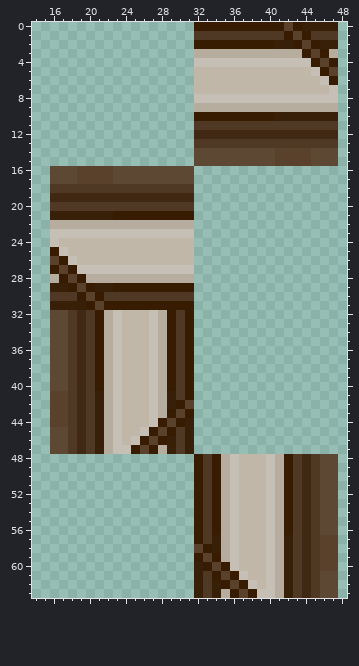
Two versions of one pixel-art sprite, Resources/Textures/Civ14/Structures/Walls/medieval.rsi/medieval1.png. Above is the file before it was changed.
The file is 64x64 pixels. Colours within 5 levels of each other are drawn and written as one. Shown: x 14..48, y 0..63.
The result:
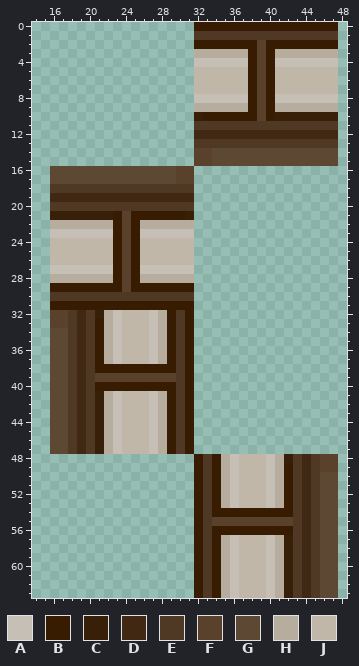
Palette (. is transparent): A #c5bfb5  B #381c01  C #381f08  D #412813  E #4f3925  F #59412b  G #5d4834  H #b7ad9f  J #c1b7a9
Diff:
@@ x 30..48 @@
- 0 ..BBBBBBBBBBFBCCCC.
- 1 ..EEEEEEEEEEBFBEEE.
- 2 ..BBBBBBBBBCCBFBCC.
- 3 ..HHHHHHHHHHHHBFBH.
- 4 ..AAAAAAAAAAAAABFB.
- 5 ..JJJJJJJJJJJJJABF.
- 6 ..JJJJJJJJJJJJJJAB.
- 7 ..JJJJJJJJJJJJJJJA.
- 8 ..AAAAAAAAAAAAAAAA.
- 9 ..HHHHHHHHHHHHHHHH.
-10 ..BBBBBBBBBCCCCCCC.
+ 0 ..BBBBBBBBBBBBBBBB.
+ 1 ..EEEEEEEEEEEEEEEE.
+ 2 ..BBBBBBBFBBBBBBBB.
+ 3 ..HHHHHHBFBHHHHHHH.
+ 4 ..AAAAAABFBAAAAAAA.
+ 5 ..JJJJJJBFBJJJJJJJ.
+ 6 ..JJJJJJBFBJJJJJJJ.
+ 7 ..JJJJJJBFBJJJJJJJ.
+ 8 ..AAAAAABFBAAAAAAA.
+ 9 ..HHHHHHBFBHHHHHHH.
+10 ..CBBBBBBFBCCCCCCC.
 11 ..EEEEEEEEEEEEEEEE.
@@ x 14..48 @@
 13 ..................EEEEEEEEEEEEEEEE.
-14 ..................GGGGGGGGGFFFFGGG.
-15 ..................GGGGGGGGGFFFFGGG.
-16 ..GGGFFFFGGGGGGGGG.................
-17 ..GGGFFFFGGGGGGGGG.................
+14 ..................FFGGGGGGGGGGGGGG.
+15 ..................FFGGGGGGGGGGGGGG.
+16 ..GGGGGGGGGGGGGGFF.................
+17 ..GGGGGGGGGGGGGGFF.................
 18 ..EEEEEEEEEEEEEEEE.................
@@ x 14..33 @@
 20 ..EEEEEEEEEEEEEEEE..
-21 ..CCCCCCCBBBBBBBBB..
-22 ..HHHHHHHHHHHHHHHH..
-23 ..AAAAAAAAAAAAAAAA..
-24 ..AJJJJJJJJJJJJJJJ..
-25 ..BAJJJJJJJJJJJJJJ..
-26 ..FBAJJJJJJJJJJJJJ..
-27 ..BFBAAAAAAAAAAAAA..
-28 ..HBFBHHHHHHHHHHHH..
-29 ..CCBFBCCBBBBBBBBB..
-30 ..EEEBFBEEEEEEEEEE..
-31 ..CCCCBFBBBBBBBBBB..
-32 ..GGEDEBHAJJJAHBEB..
-33 ..GGEDEBHAJJJAHBEB..
+21 ..CCCCCCCBFBBBBBBC..
+22 ..HHHHHHHBFBHHHHHH..
+23 ..AAAAAAABFBAAAAAA..
+24 ..JJJJJJJBFBJJJJJJ..
+25 ..JJJJJJJBFBJJJJJJ..
+26 ..JJJJJJJBFBJJJJJJ..
+27 ..AAAAAAABFBAAAAAA..
+28 ..HHHHHHHBFBHHHHHH..
+29 ..BBBBBBBBFBBBBBBB..
+30 ..EEEEEEEEEEEEEEEE..
+31 ..BBBBBBBBBBBBBBBB..
+32 ..FFEDECHAJJJAHBEB..
+33 ..FFEDEBHAJJJAHBEB..
 34 ..GGEDEBHAJJJAHBEB..
@@ x 14..48 @@
 37 ..GGEDEBHAJJJAHBEB.................
-38 ..GGEDEBHAJJJAHBEB.................
-39 ..GGEDEBHAJJJAHBEB.................
-40 ..GGEDEBHAJJJAHBEB.................
-41 ..FFEDECHAJJJAHCEB.................
-42 ..FFEDECHAJJJAHCBF.................
-43 ..FFEDECHAJJJAHBFB.................
-44 ..FFEDECHAJJJABFBC.................
-45 ..GGEDECHAJJABFBEC.................
-46 ..GGEDECHAJABFBCEC.................
-47 ..GGEDECHAABFBHCEC.................
-48 ..................BEBHAJJJAHBEDEGG.
-49 ..................BEBHAJJJAHBEDEGG.
+38 ..GGEDEBBBBBBBBBEB.................
+39 ..GGEDEFFFFFFFFFEB.................
+40 ..GGEDEBBBBBBBBBEB.................
+41 ..GGEDECHAJJJAHBEB.................
+42 ..GGEDECHAJJJAHBEB.................
+43 ..GGEDECHAJJJAHBEB.................
+44 ..GGEDECHAJJJAHBEB.................
+45 ..GGEDECHAJJJAHBEB.................
+46 ..GGEDECHAJJJAHBEB.................
+47 ..GGEDECHAJJJAHBEB.................
+48 ..................BEBHAJJJAHCEDEFF.
+49 ..................BEBHAJJJAHBEDEFF.
 50 ..................BEBHAJJJAHBEDEGG.
@@ x 30..48 @@
 53 ..BEBHAJJJAHBEDEGG.
-54 ..BEBHAJJJAHBEDEGG.
-55 ..BEBHAJJJAHBEDEGG.
-56 ..BEBHAJJJAHBEDEGG.
-57 ..BECHAJJJAHCEDEFF.
-58 ..FBCHAJJJAHCEDEFF.
-59 ..BFBHAJJJAHCEDEFF.
-60 ..CBFBAJJJAHCEDEFF.
-61 ..CEBFBAJJAHCEDEGG.
-62 ..CECBFBAJAHCEDEGG.
-63 ..CECHBFBAAHCEDEGG.
+54 ..BEBBBBBBBBBEDEGG.
+55 ..BEFFFFFFFFFEDEGG.
+56 ..BEBBBBBBBBBEDEGG.
+57 ..BEBHAJJJAHCEDEGG.
+58 ..BEBHAJJJAHCEDEGG.
+59 ..BEBHAJJJAHCEDEGG.
+60 ..BEBHAJJJAHCEDEGG.
+61 ..BEBHAJJJAHCEDEGG.
+62 ..BEBHAJJJAHCEDEGG.
+63 ..BEBHAJJJAHCEDEGG.
Changed places in both pictures, as pixel boxes (x1, y1, x2, y2):
changed: (248, 22, 338, 166)
changed: (176, 112, 212, 184)
changed: (77, 166, 113, 184)
changed: (50, 211, 194, 454)
changed: (284, 454, 338, 472)
changed: (194, 508, 338, 598)
